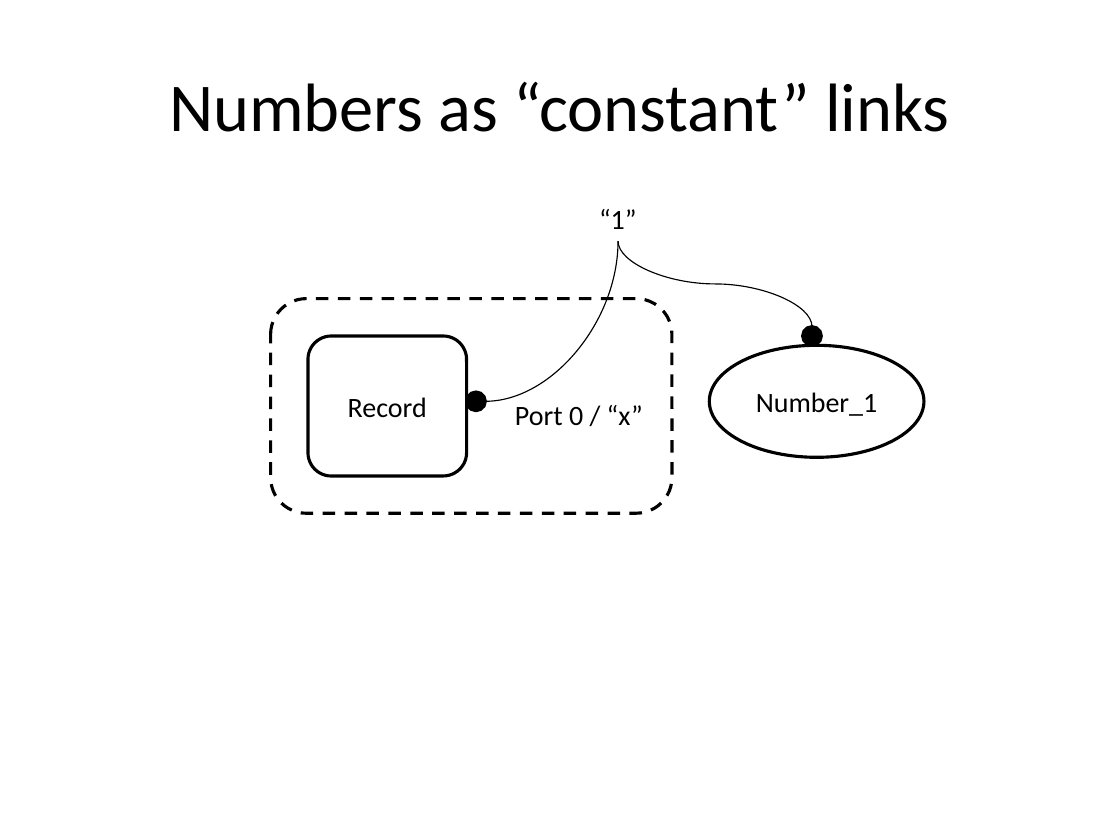
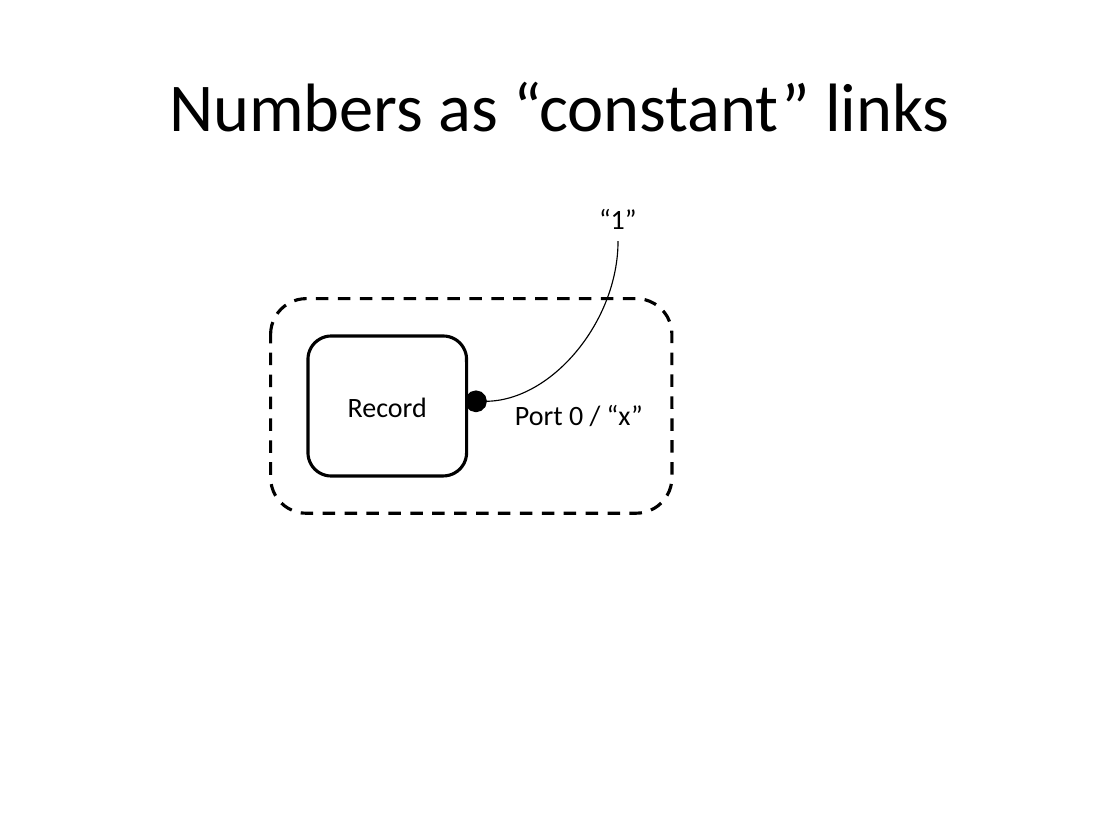
Before and after one commit to cgreenhalgh/bigraphspace, a slide deck: slide 1 of bigraphspace/docs/images/Cookbook_diagrams.pptx. Drawn at 1120x840 pixels with LibreOffice and Linux fonts; fonts in the diff are those of the drawing. Boxes give left, top, right and bottom in pixels: in the first picture for what was removed or moved away, otherwise in the second. Text is boxed around its words. In the diff, an @@ line names an element or a change of style, - is before the commit and + after.

```diff
--- a/bigraphspace/docs/images/Cookbook_diagrams.pptx
+++ b/bigraphspace/docs/images/Cookbook_diagrams.pptx
@@ curved line removed from (812, 327) to (618, 241) @@
@@ ellipse removed at (x1=803, y1=327, x2=822, y2=346) @@
@@ ellipse removed at (x1=709, y1=345, x2=924, y2=457) @@
-Number_1
```
Also in this commit, not shown: 6 slides added, 9 other files.
